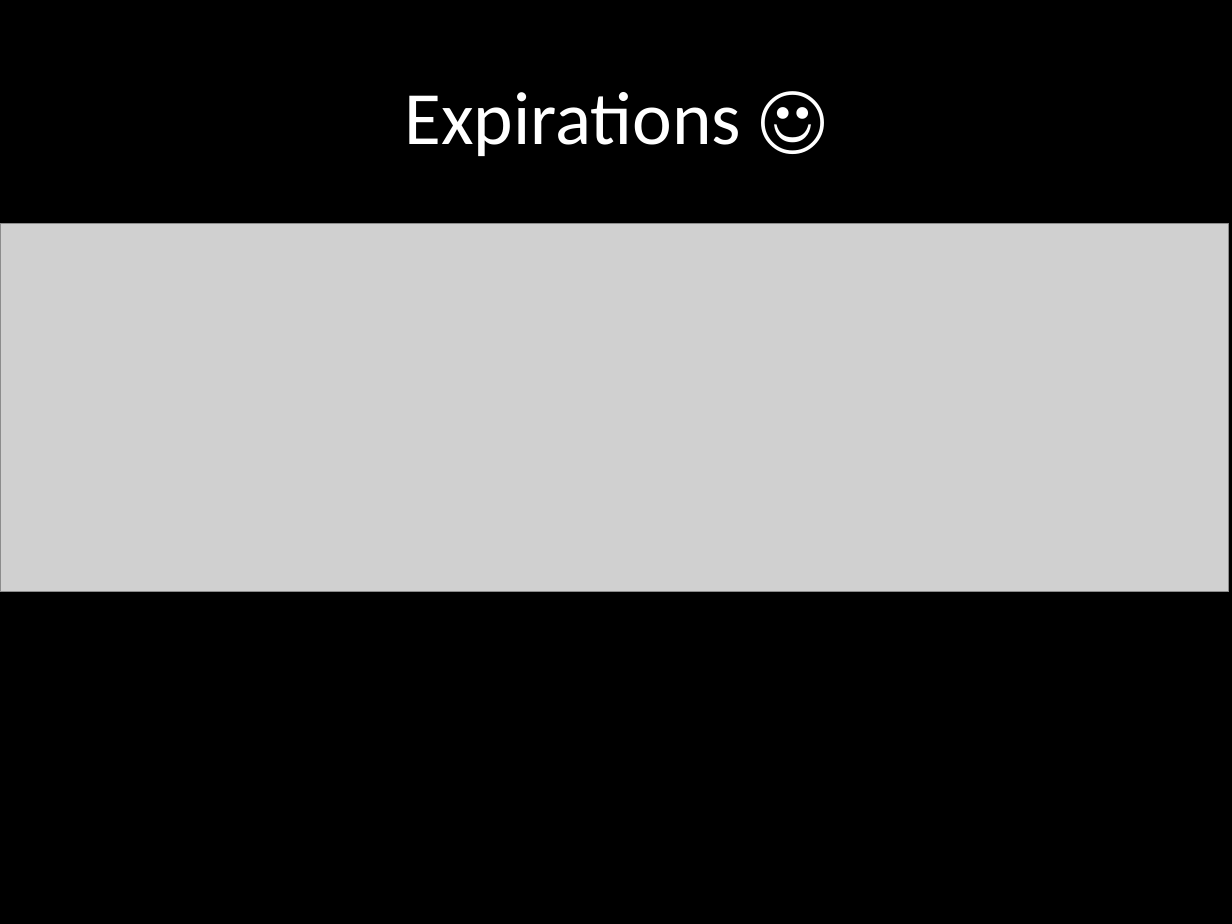
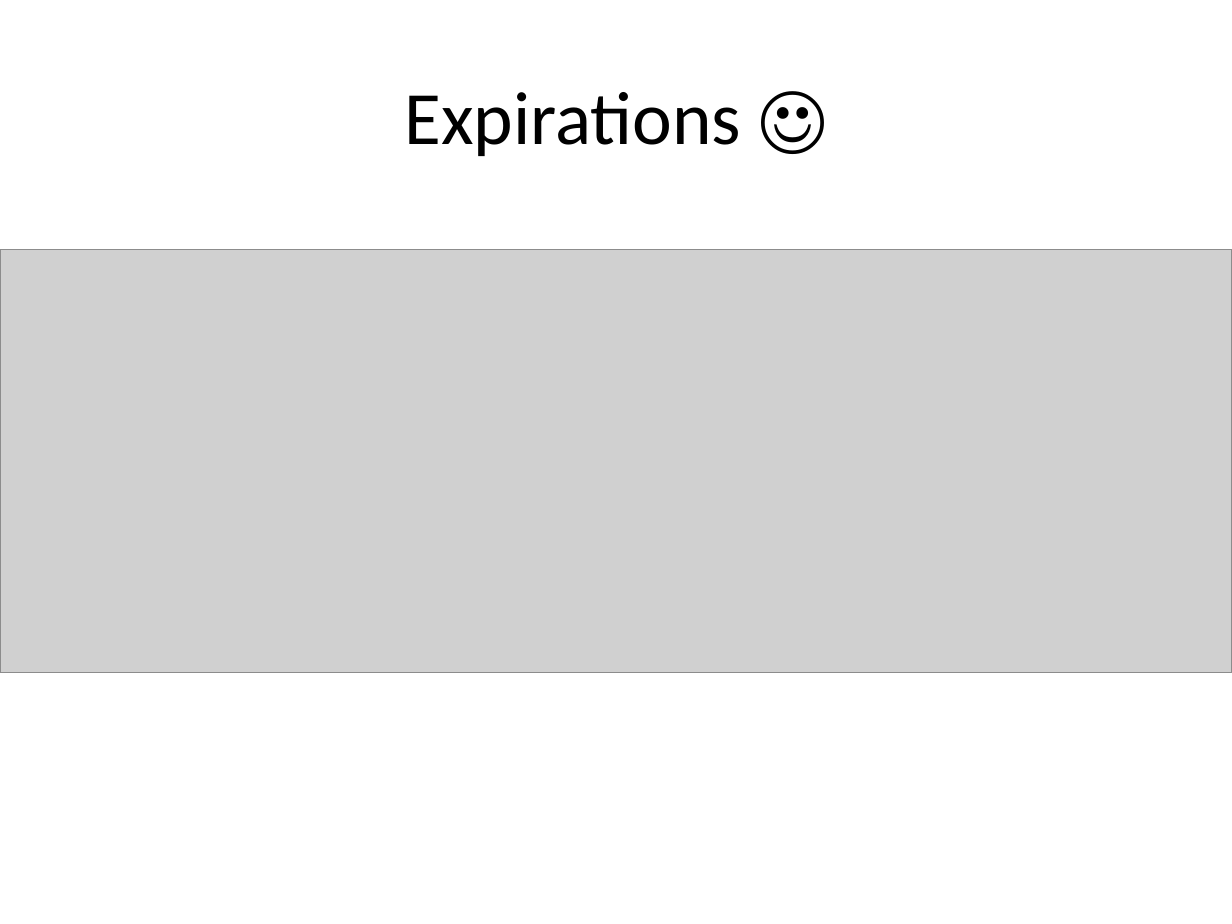
Before and after one commit to redsquirrel/redis-at-groupon, a slide deck: slide 8 of redis-groupon.pptx. Drawn at 1232x924 pixels with LibreOffice and Linux fonts; fonts in the diff are those of the drawing; grey boxes stand for pictures. Boxes give left, top, right and bottom in pixels: in the first picture for what was removed or moved away, otherwise in the second. Text is boxed around its words. In the diff, an @@ line names an element or a change of style, - is before the commit and + after.

```diff
--- a/redis-groupon.pptx
+++ b/redis-groupon.pptx
@@ background #000000 to #FFFFFF @@
@@ title "Expirations ☺" at (x1=404, y1=92, x2=741, y2=156): text colour #FFFFFF to #000000 @@
@@ picture resized from (x1=0, y1=224, x2=1228, y2=593) to (x1=0, y1=250, x2=1232, y2=673) @@
```
Also in this commit, not shown: 19 other slides changed, 5 slides added, 4 slides removed.
